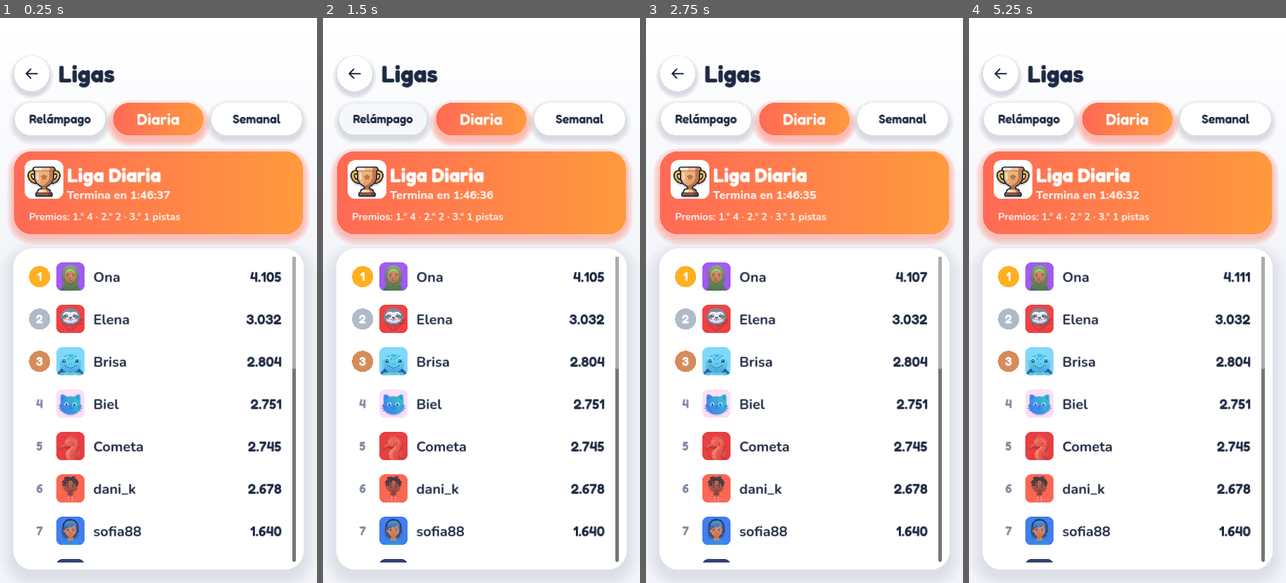
Above: before the commit, frames 1-4 (left to right).
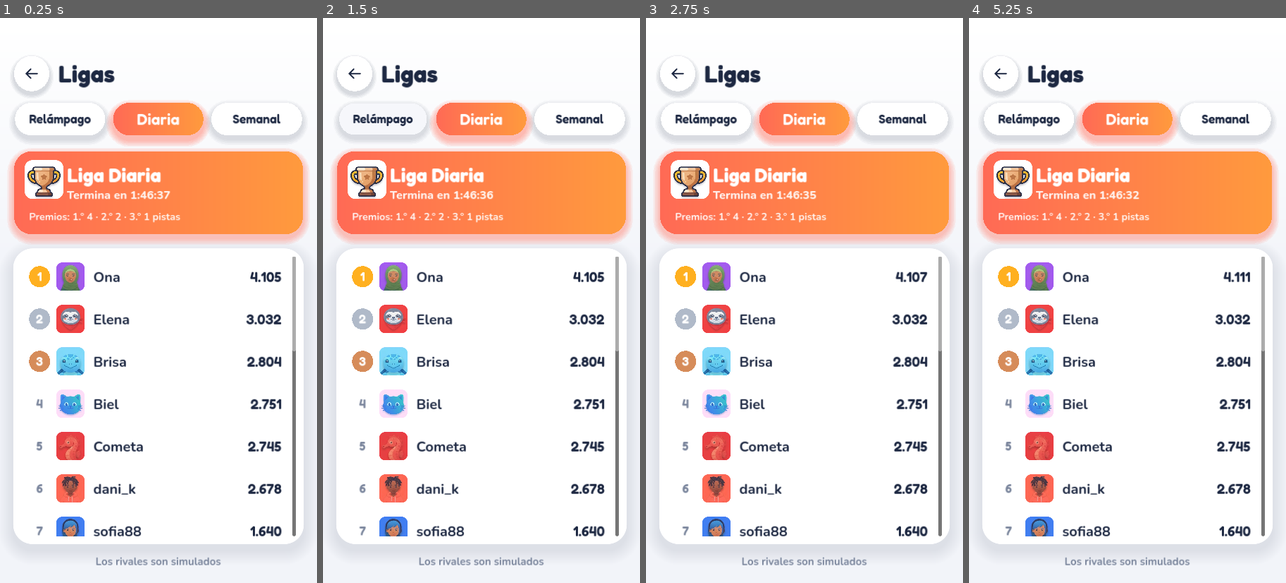
Above: after the commit, the same moments.

Repository: catlinux/cavila-puzzles
Game: Godot game, scene res://ui/leagues.tscn
The game is run twice, just before and just after one commit, with the same random seed, the same clock (stepped at 60 frames per second) and the same inputs. This scene is started directly instead of the project's main scene.
Inputs (mouse positions are in pixels of both pictures, inside the frame that each line leads up to):
- Up to frame 1 (0.25 s): no input
- Up to frame 2 (1.5 s): tap Enter at 0.5 s; drag from (354, 74) to (513, 176) at 0.52 s; drag from (383, 119) to (465, 413) at 1.27 s
- Up to frame 3 (2.75 s): move the mouse to (804, 119) at 2.02 s; click (804, 119) at 2.17 s
- Up to frame 4 (5.25 s): tap Space at 2.75, 5 s; drag from (1225, 119) to (1032, 215) at 2.77 s; move the mouse to (1222, 385) at 3.52 s; click (1222, 385) at 3.67 s; tap Enter at 4.25 s; drag from (1032, 215) to (1079, 159) at 4.27 s; move the mouse to (1143, 300) at 5.02 s; click (1143, 300) at 5.17 s

The runs differ from the first frame. In frame 1, 2.7% of the frame differs, in the area x 4-96%, y 58-97%; in frame 2, 2.7%; in frame 3, 2.7%; in frame 4, 2.7%.

Commit message:
Ligas: aviso visible de que los rivales son simulados
Co-Authored-By: Claude Sonnet 5.5 <noreply@anthropic.com>
Claude-Session: https://claude.ai/code/session_01FVa8n3BzFGqaSXZBjbF8DL

Diff:
--- a/core/i18n.gd
+++ b/core/i18n.gd
@@ -74,6 +74,7 @@
 	"LEAGUE_DAILY": ["Diaria", "Diària"],
 	"LEAGUE_WEEKLY": ["Semanal", "Setmanal"],
 	"LEAGUE_OF": ["Liga %s", "Lliga %s"],
+	"SIM_NOTE": ["Los rivales son simulados", "Els rivals són simulats"],
 	"ENDS_IN": ["Termina en %s", "Acaba en %s"],
 	"RANK_OF": ["Puesto %d de %d", "Posició %d de %d"],
 	"PRIZES": ["Premios: 1.º %d · 2.º %d · 3.º %d pistas", "Premis: 1r %d · 2n %d · 3r %d pistes"],
--- a/ui/leagues.gd
+++ b/ui/leagues.gd
@@ -61,6 +61,9 @@
 	var card := Style.card(44, 18)
 	card.size_flags_vertical = Control.SIZE_EXPAND_FILL
 	vb.add_child(card)
+	var note := Style.label(tr("SIM_NOTE"), 24, Style.SUB, "body")
+	note.horizontal_alignment = HORIZONTAL_ALIGNMENT_CENTER
+	vb.add_child(note)
 	var scroll := ScrollContainer.new()
 	scroll.horizontal_scroll_mode = ScrollContainer.SCROLL_MODE_DISABLED
 	card.add_child(scroll)
Not shown, changed: docs/ESTADO.md
